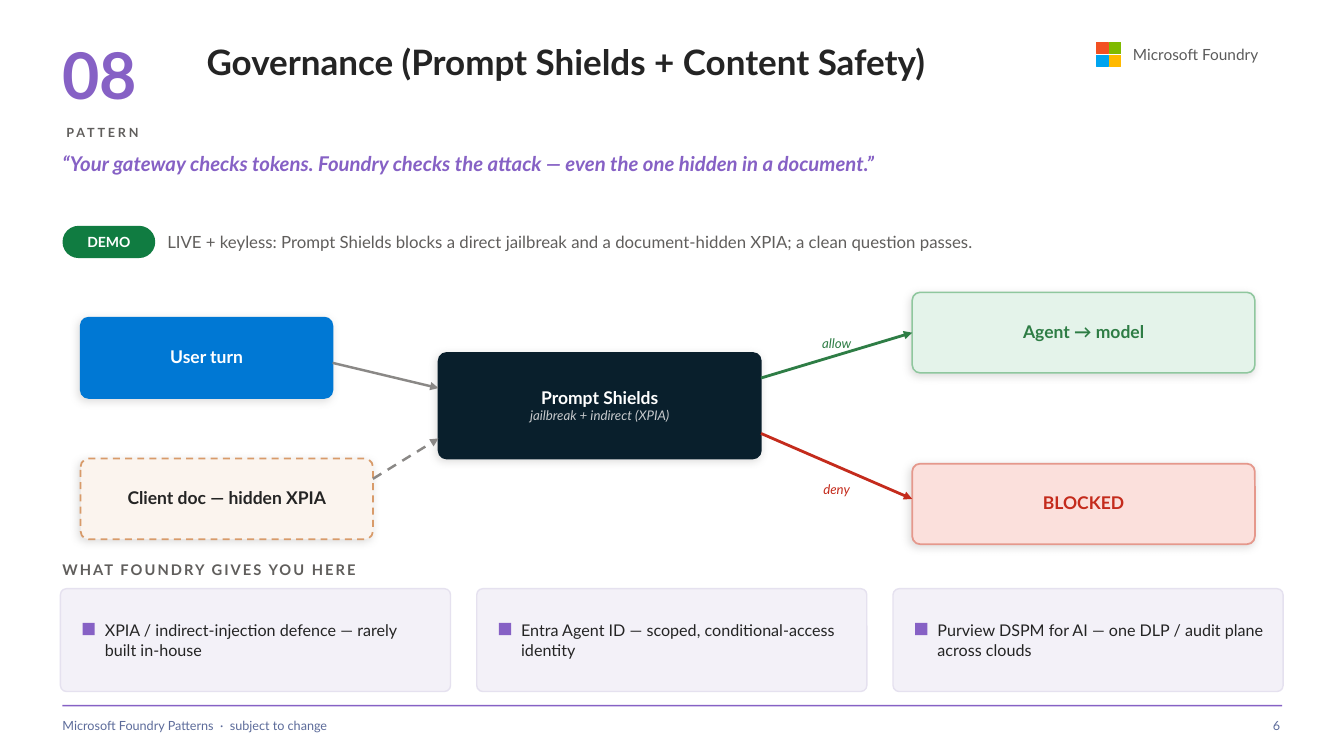
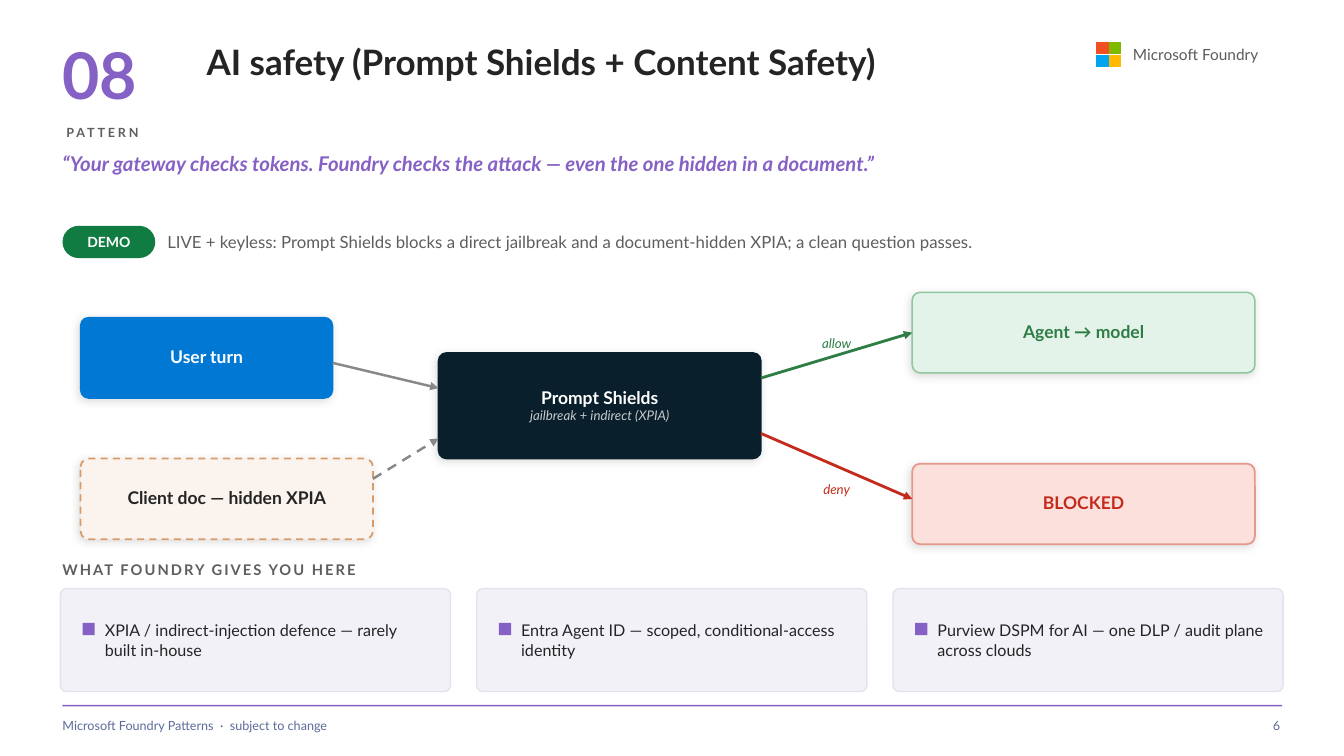
Before and after one commit to SridharArrabelly/foundry-pattern-library, a slide deck: slide 6 of foundry-patterns.pptx. Drawn at 1344x756 pixels with LibreOffice and Linux fonts; fonts in the diff are those of the drawing. Boxes give left, top, right and bottom in pixels: in the first picture for what was removed or moved away, otherwise in the second. Text is boxed around its words. In the diff, an @@ line names an element or a change of style, - is before the commit and + after.

```diff
--- a/foundry-patterns.pptx
+++ b/foundry-patterns.pptx
@@ text at (207,47,875,81): text changed @@
-Governance (Prompt Shields + Content Safety)
+AI safety (Prompt Shields + Content Safety)
```
Also in this commit, not shown: 14 other slides changed, 49 other files.
